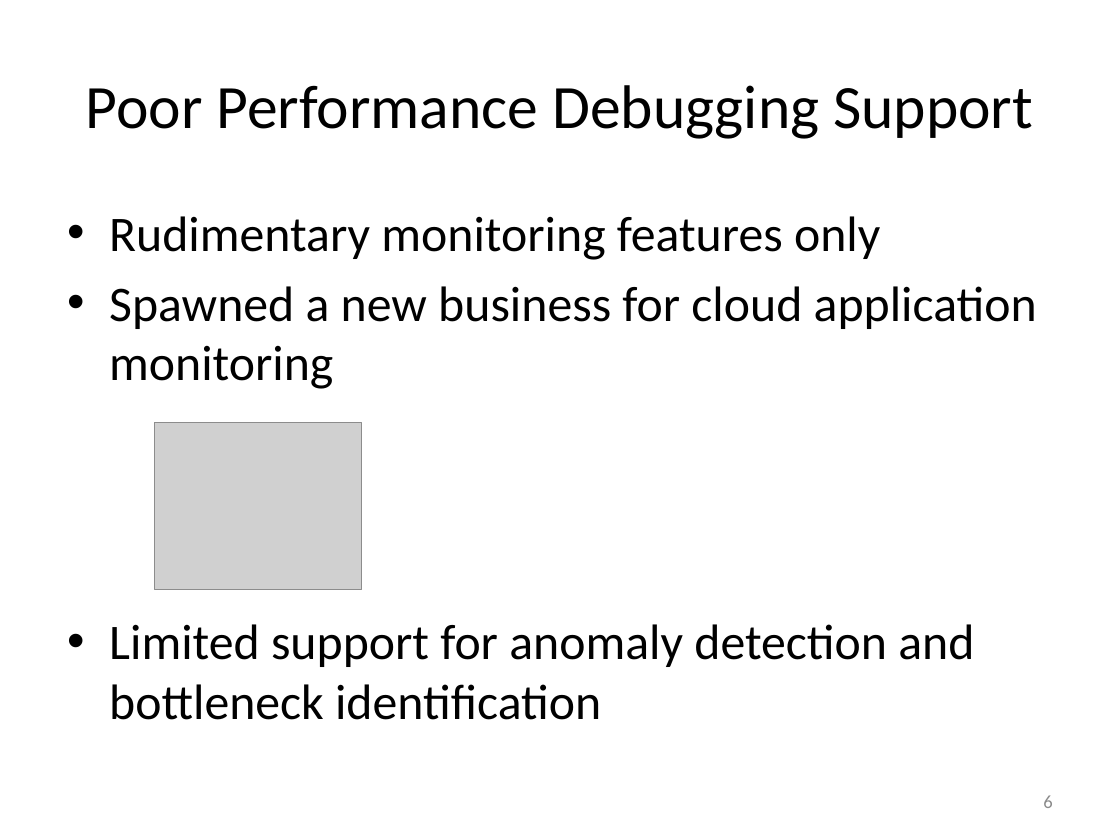
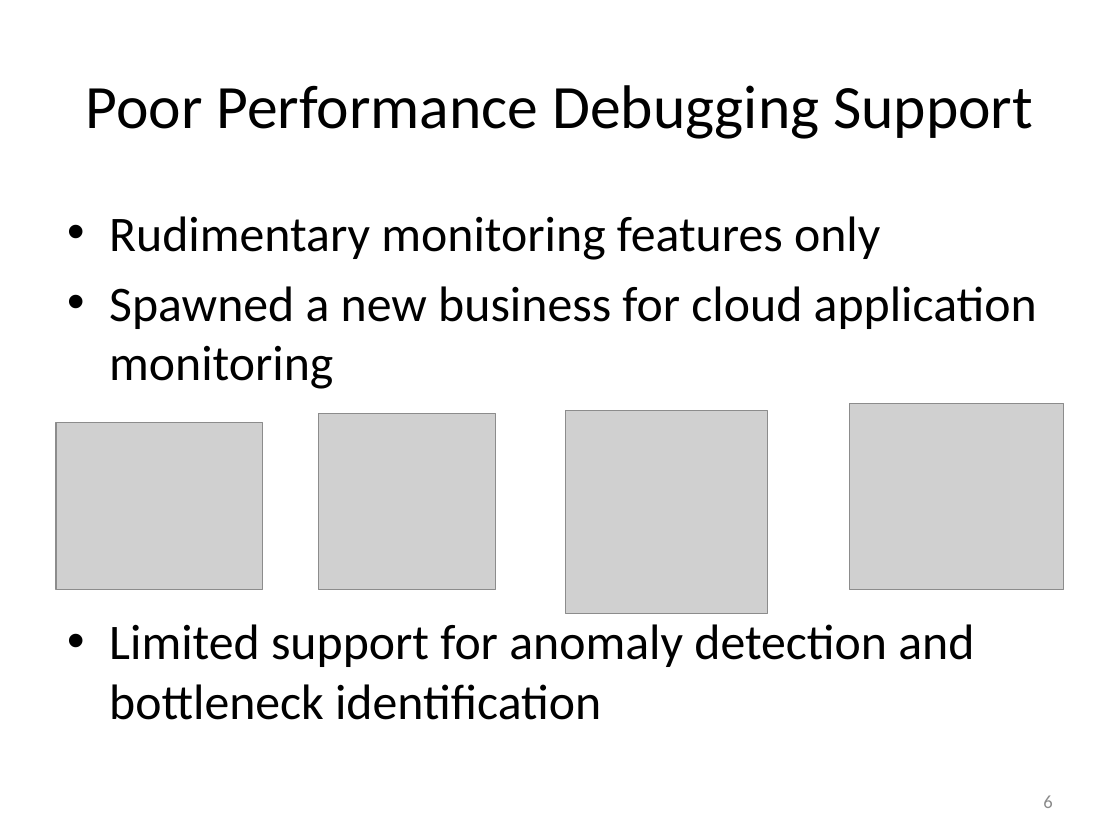
Before and after one commit to Dithn/eager-appscale, a slide deck: slide 6 of Eager/elk-experiment/appserver/system_design.pptx. Drawn at 1120x840 pixels with LibreOffice and Linux fonts; fonts in the diff are those of the drawing; grey boxes stand for pictures. Boxes give left, top, right and bottom in pixels: in the first picture for what was removed or moved away, otherwise in the second. Text is boxed around its words. In the diff, an @@ line names an element or a change of style, - is before the commit and + after.

```diff
--- a/Eager/elk-experiment/appserver/system_design.pptx
+++ b/Eager/elk-experiment/appserver/system_design.pptx
@@ picture added at (319, 413, 496, 590) @@
@@ picture added at (566, 411, 768, 614) @@
@@ picture added at (849, 403, 1064, 590) @@
@@ picture: place and size @@
-picture at (155, 422, 361, 590)
+picture at (56, 422, 262, 590)
```
Also in this commit, not shown: 1 other slide changed.
